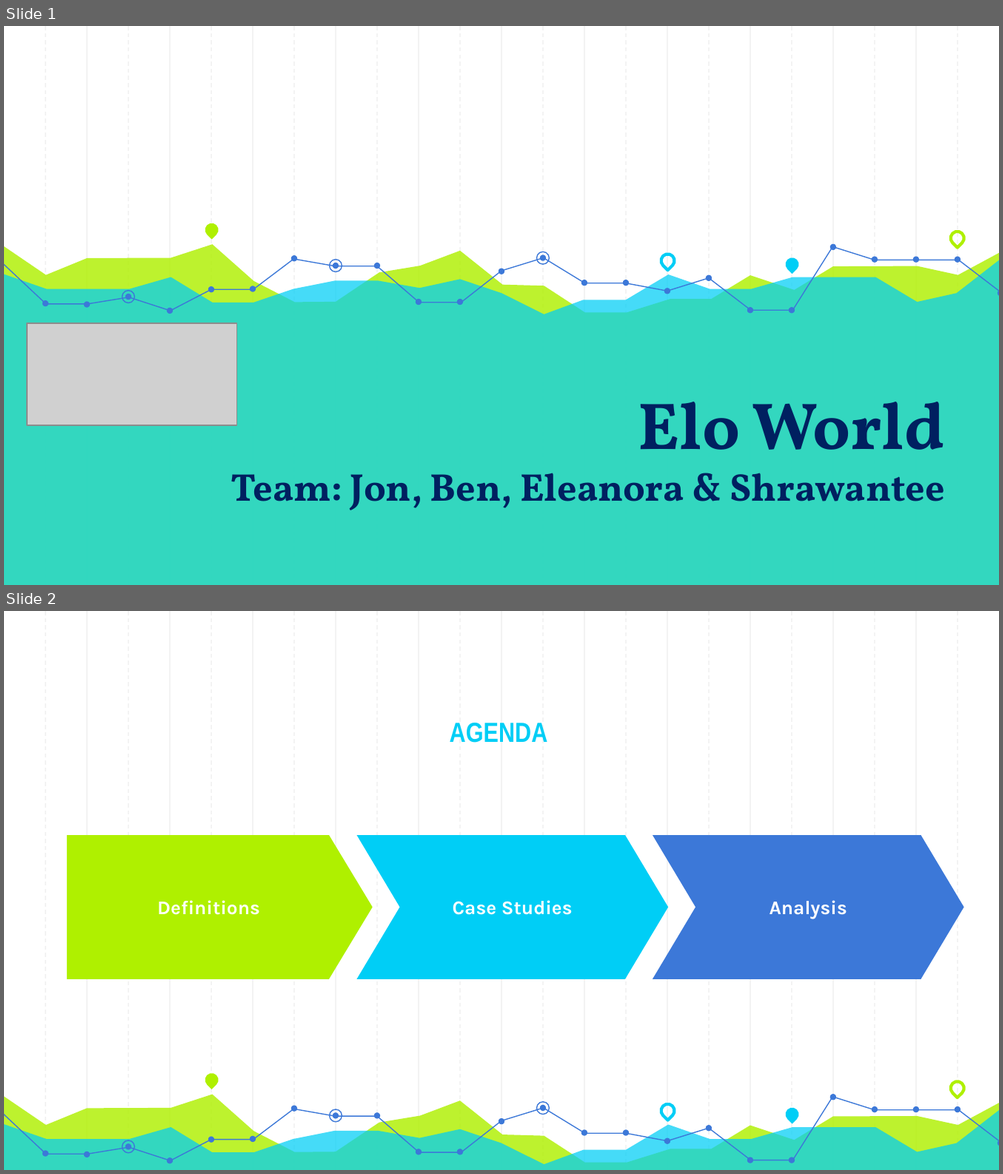
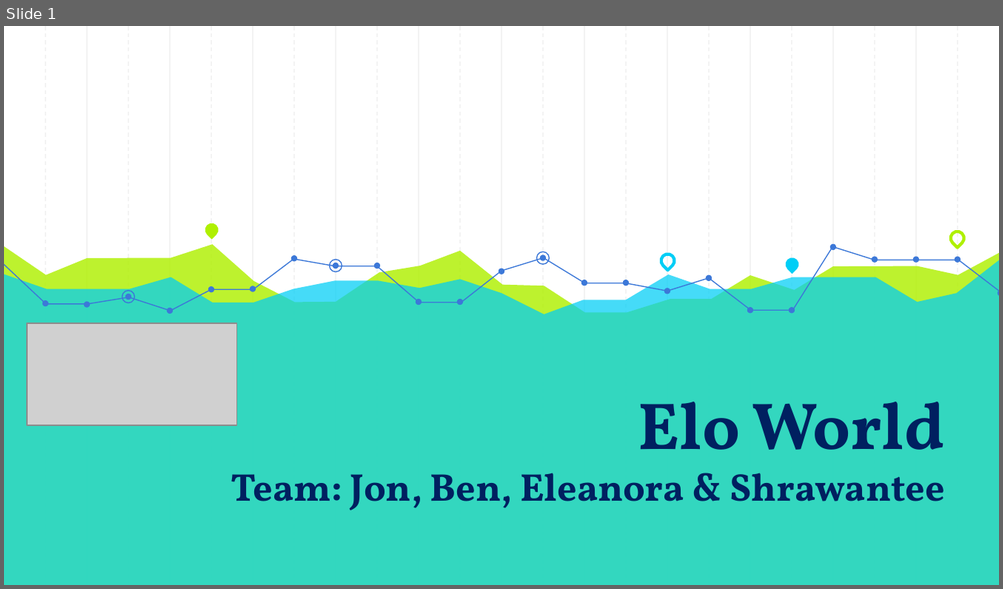
Before and after one commit to Jonheston/final_project, a slide deck: Final Presentation.pptx. Shown one above the other, each under a label of ours: slides 1 and 2 before the commit, slide 1 after it. The pictures are 1003x1174 and 1003x589 pixels, drawn with LibreOffice and Linux fonts; fonts in the diff are those of the drawing; grey boxes stand for pictures. Boxes give left, top, right and bottom in pixels: in the first picture for what was removed or moved away, otherwise in the second. Text is boxed around its words. In the diff, an @@ line names an element or a change of style, - is before the commit and + after.

```diff
--- a/Final Presentation.pptx
+++ b/Final Presentation.pptx
@@ slide 2 removed at bbox=[4, 611, 999, 1170], background #FFFFFF; not listed: 23 template elements that a slide beside it also shows @@
@@ title removed at bbox=[449, 723, 548, 743] @@
-AGENDA
@@ pentagon arrow removed at bbox=[67, 834, 372, 979] @@
-Definitions
@@ chevron removed at bbox=[357, 834, 669, 979] @@
-Case Studies
@@ chevron removed at bbox=[652, 834, 964, 979] @@
-Analysis
@@ teardrop removed at bbox=[202, 1071, 221, 1089] @@
@@ freeform shape removed at bbox=[4, 1094, 999, 1170] @@
@@ freeform shape removed at bbox=[461, 1096, 833, 1161] @@
@@ freeform shape removed at bbox=[834, 1097, 999, 1142] @@
@@ teardrop removed at bbox=[948, 1079, 965, 1097] @@
@@ freeform shape removed at bbox=[4, 1109, 999, 1170] @@
@@ freeform shape removed at bbox=[4, 1109, 461, 1161] @@
@@ ellipse removed at bbox=[329, 1111, 342, 1123] @@
@@ ellipse removed at bbox=[536, 1102, 549, 1115] @@
@@ teardrop removed at bbox=[657, 1102, 676, 1120] @@
@@ teardrop removed at bbox=[782, 1105, 800, 1124] @@
@@ ellipse removed at bbox=[122, 1141, 135, 1154] @@
@@ group removed at bbox=[42, 1094, 999, 1164]: 24 ellipses @@
```
Also in this commit, not shown: 12 other slides removed.
